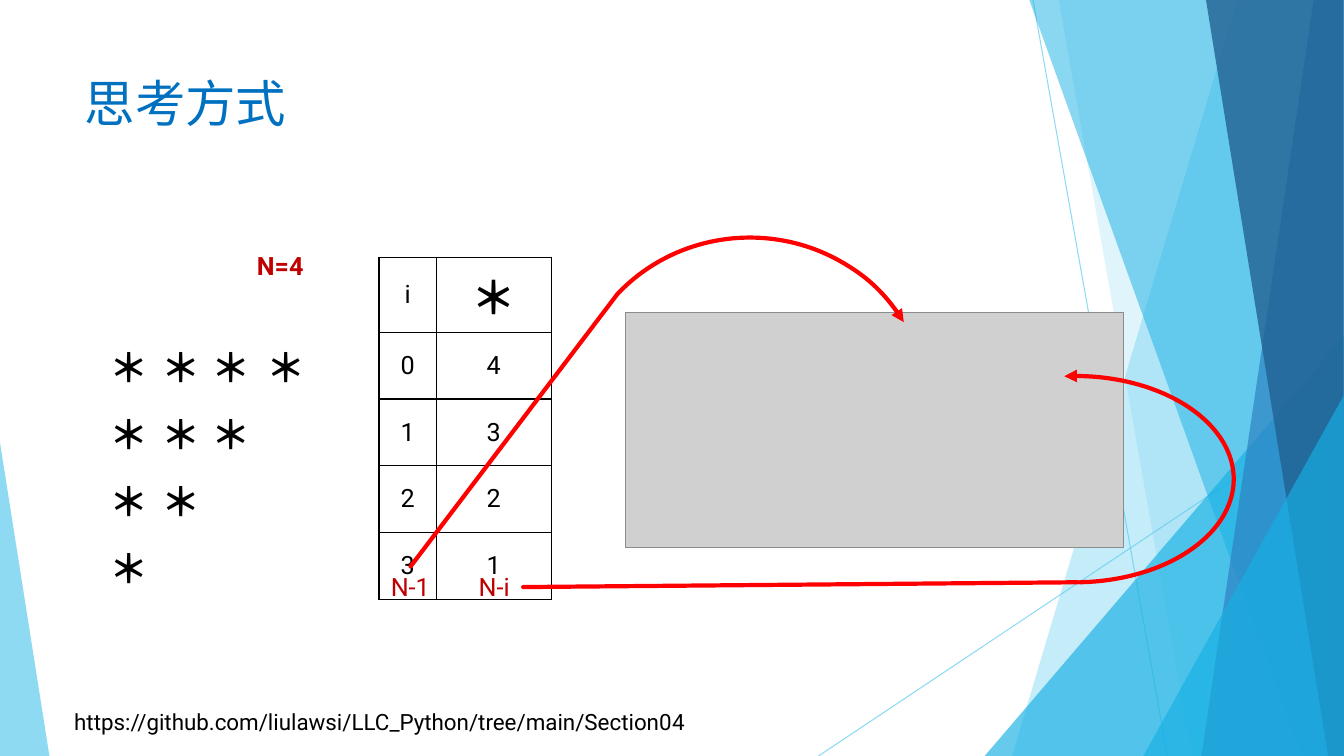
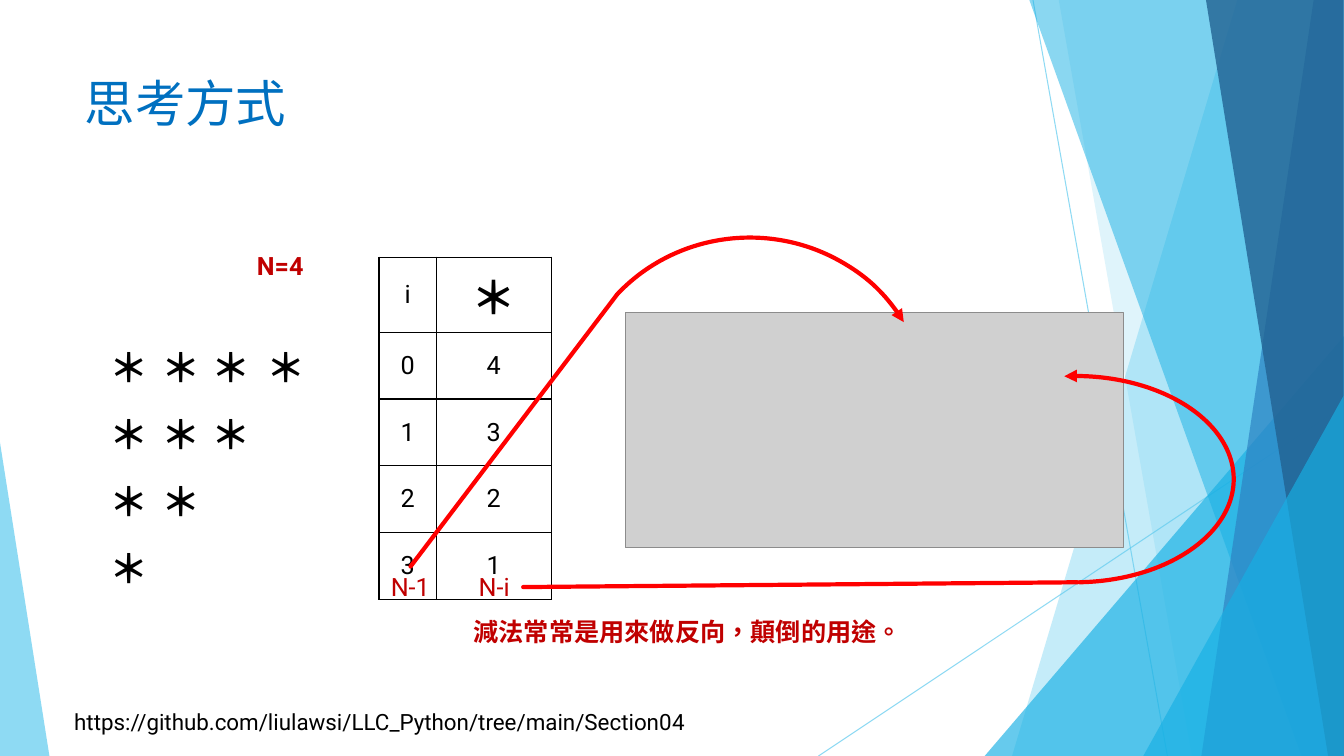
Before and after one commit to liulawsi/My_PPTs, a slide deck: slide 23 of LCC/Python/04_迴圈大法.pptx. Drawn at 1344x756 pixels with LibreOffice and Linux fonts; fonts in the diff are those of the drawing; grey boxes stand for pictures; background and template pictures are left out. Boxes give left, top, right and bottom in pixels: in the first picture for what was removed or moved away, otherwise in the second. Text is boxed around its words. In the diff, an @@ line names an element or a change of style, - is before the commit and + after.

```diff
--- a/LCC/Python/04_迴圈大法.pptx
+++ b/LCC/Python/04_迴圈大法.pptx
@@ text added at box(473, 619, 901, 644), 18 pt, text #C00000, bold @@
+減法常常是用來做反向，顛倒的用途。
```
Also in this commit, not shown: 9 other slides changed, 2 slides added, 1 other file.
